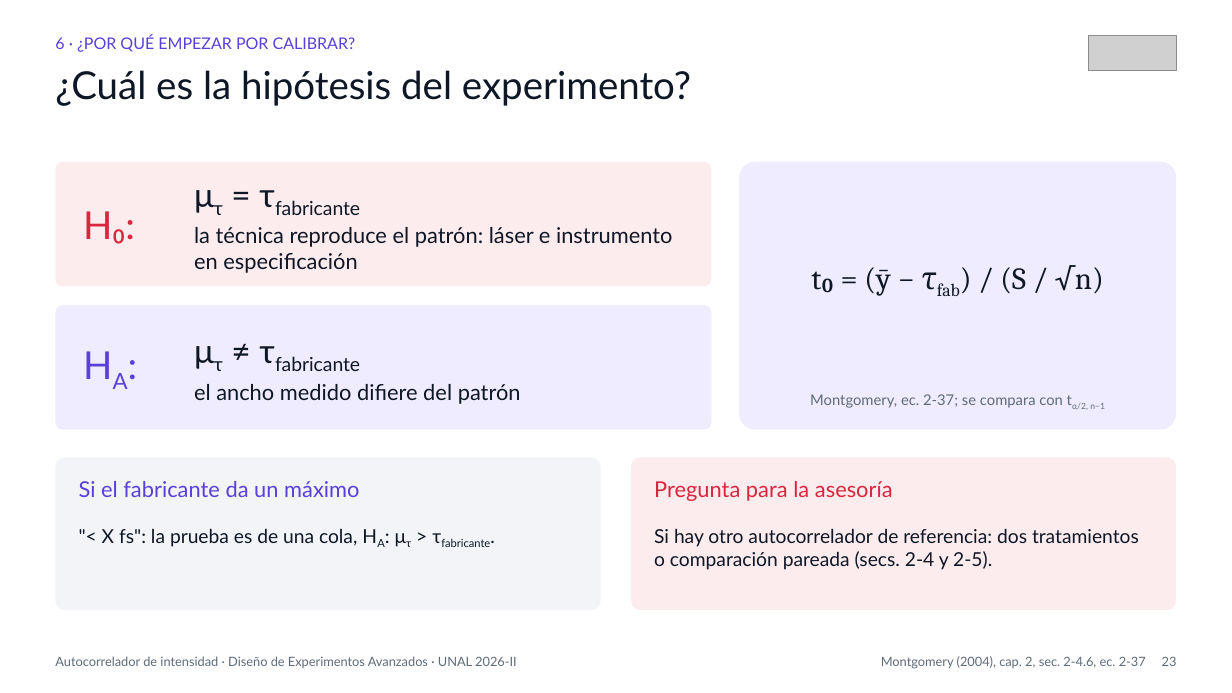
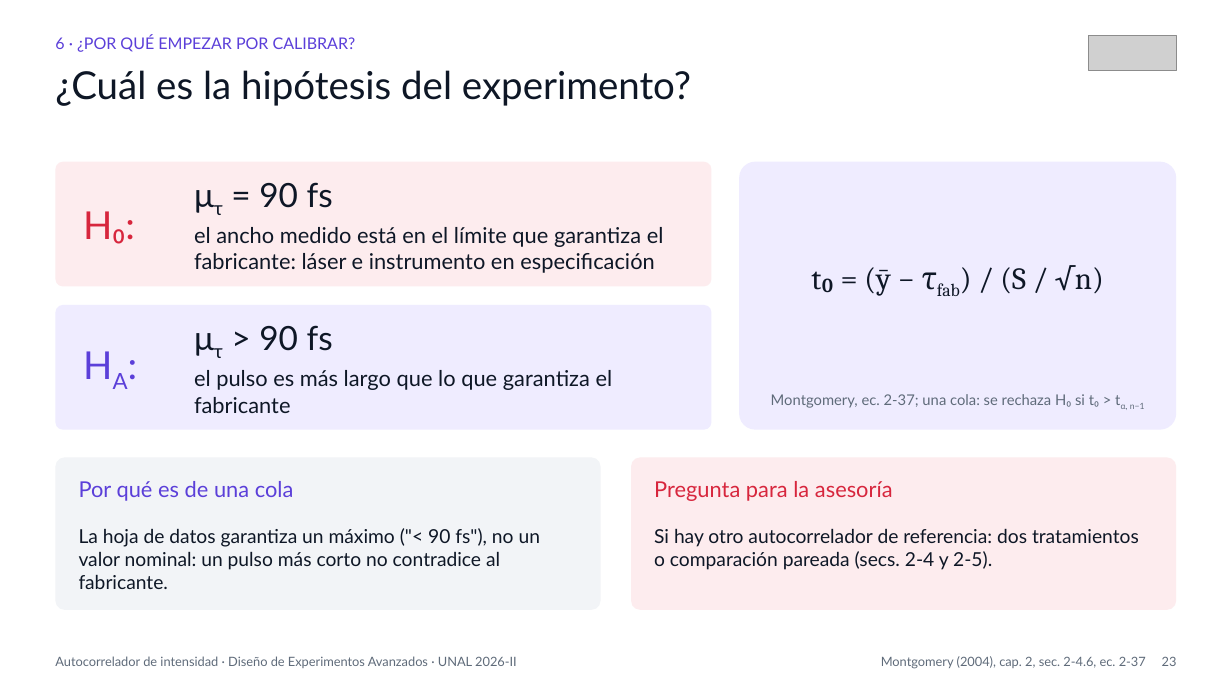
Before and after one commit to Juanes2001/diseno-de-experimentos, a slide deck: slide 22 of trabajo-practico/exposicion-17-oct/Autocorrelador_Fundamentos_y_Calibracion.pptx (slide 23 before the commit). Drawn at 1232x693 pixels with LibreOffice and Linux fonts; fonts in the diff are those of the drawing; grey boxes stand for pictures. Boxes give left, top, right and bottom in pixels: in the first picture for what was removed or moved away, otherwise in the second. Text is boxed around its words. In the diff, an @@ line names an element or a change of style, - is before the commit and + after.

```diff
--- a/trabajo-practico/exposicion-17-oct/Autocorrelador_Fundamentos_y_Calibracion.pptx
+++ b/trabajo-practico/exposicion-17-oct/Autocorrelador_Fundamentos_y_Calibracion.pptx
@@ text at [194, 182, 664, 273]: text changed @@
-μτ = τfabricante
-la técnica reproduce el patrón: láser e instrumento en especificación
+μτ = 90 fs
+el ancho medido está en el límite que garantiza el fabricante: láser e instrumento en especificación
@@ text at [194, 325, 613, 413]: text changed @@
-μτ ≠ τfabricante
-el ancho medido difiere del patrón
+μτ > 90 fs
+el pulso es más largo que lo que garantiza el fabricante
@@ text at [771, 394, 1145, 409]: text changed @@
-Montgomery, ec. 2-37; se compara con tα/2, n−1
+Montgomery, ec. 2-37; una cola: se rechaza H₀ si t₀ > tα, n−1
@@ text at [79, 481, 294, 501]: text changed @@
-Si el fabricante da un máximo
+Por qué es de una cola
@@ text at [79, 528, 540, 589]: text changed @@
-"< X fs": la prueba es de una cola, HA: μτ > τfabricante.
+La hoja de datos garantiza un máximo ("< 90 fs"), no un valor nominal: un pulso más corto no contradice al fabricante.
```
Also in this commit, not shown: 5 other slides changed, 1 slide removed, 19 other files.
